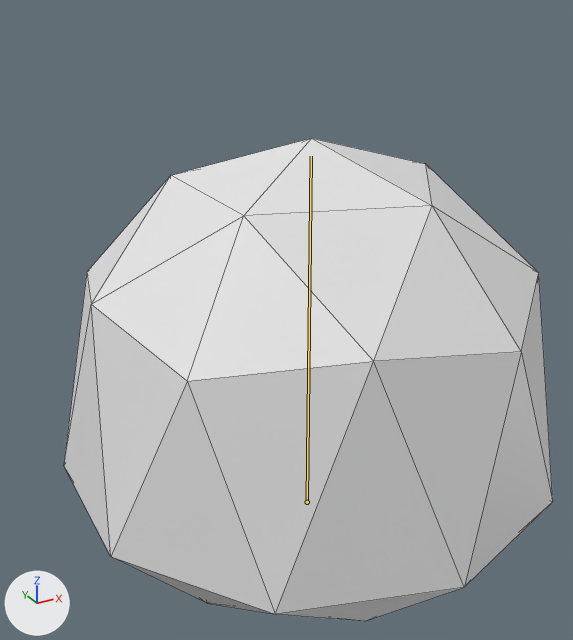
Renders of the Blender file Assets/prefabs/slime.blend from each side of a commit.
One viewpoint serves both versions: a 50 mm lens placed at (-0.73, -1.24, 1.07), pointed at (0.18, 0.42, 0.24). The axes (+X, +Y, +Z) are drawn at lower left. The lights are the same throughout. The bones that bend it are drawn over the model as lines. Mesh edges are drawn as thin lines.
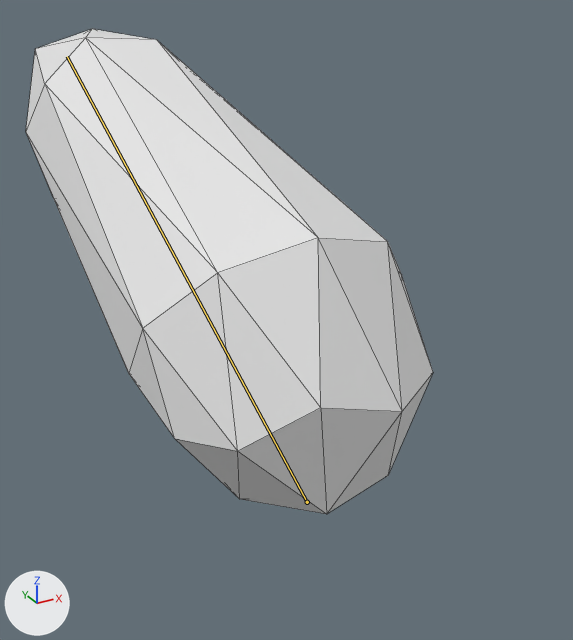
The newer file adds an action. The first version stands in its rest pose; the second is drawn at frame 14 of the action 'SlimeAttack'.

The change, as JSON lines over the scene's bpy script:
```json
{"block": "bone_top", "where": "bone_top = bpy.data.objects['Armature'].pose.bones['Top']  # child of 'Master'"}
{"op": "set", "path": "bone_top.location", "old": "(0.0, 0.0, 0.0)", "new": "(0.0, 0.034, -1.677)"}
```

Boxes (x1, y1, x2, y2) around the edits, measured in the pictures (573 x 640 px):
```json
{"object": "Icosphere", "change": "posed", "before": [64, 138, 553, 621], "after": [26, 29, 433, 514], "on screen": "17% narrower"}
```
